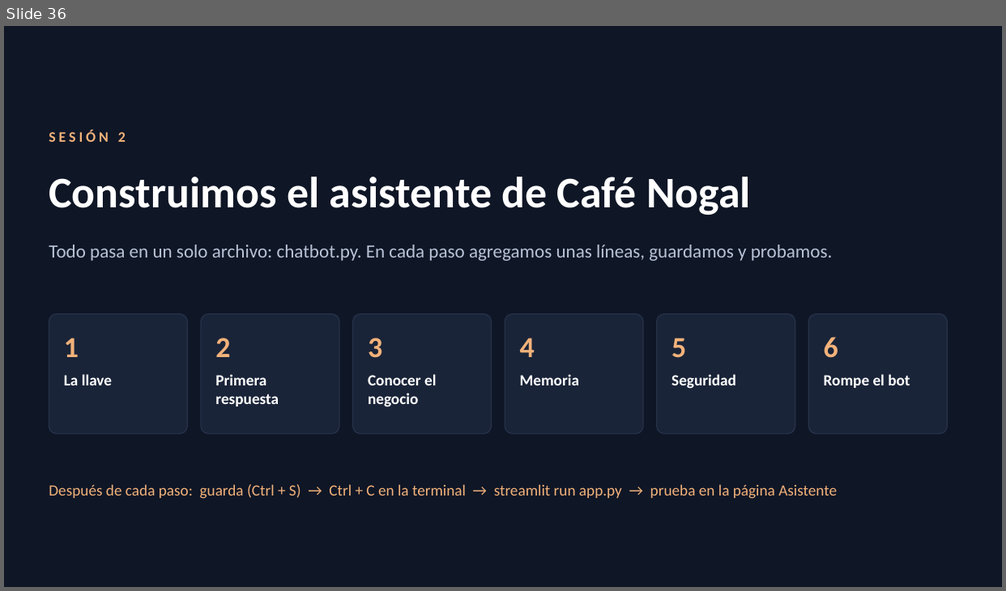
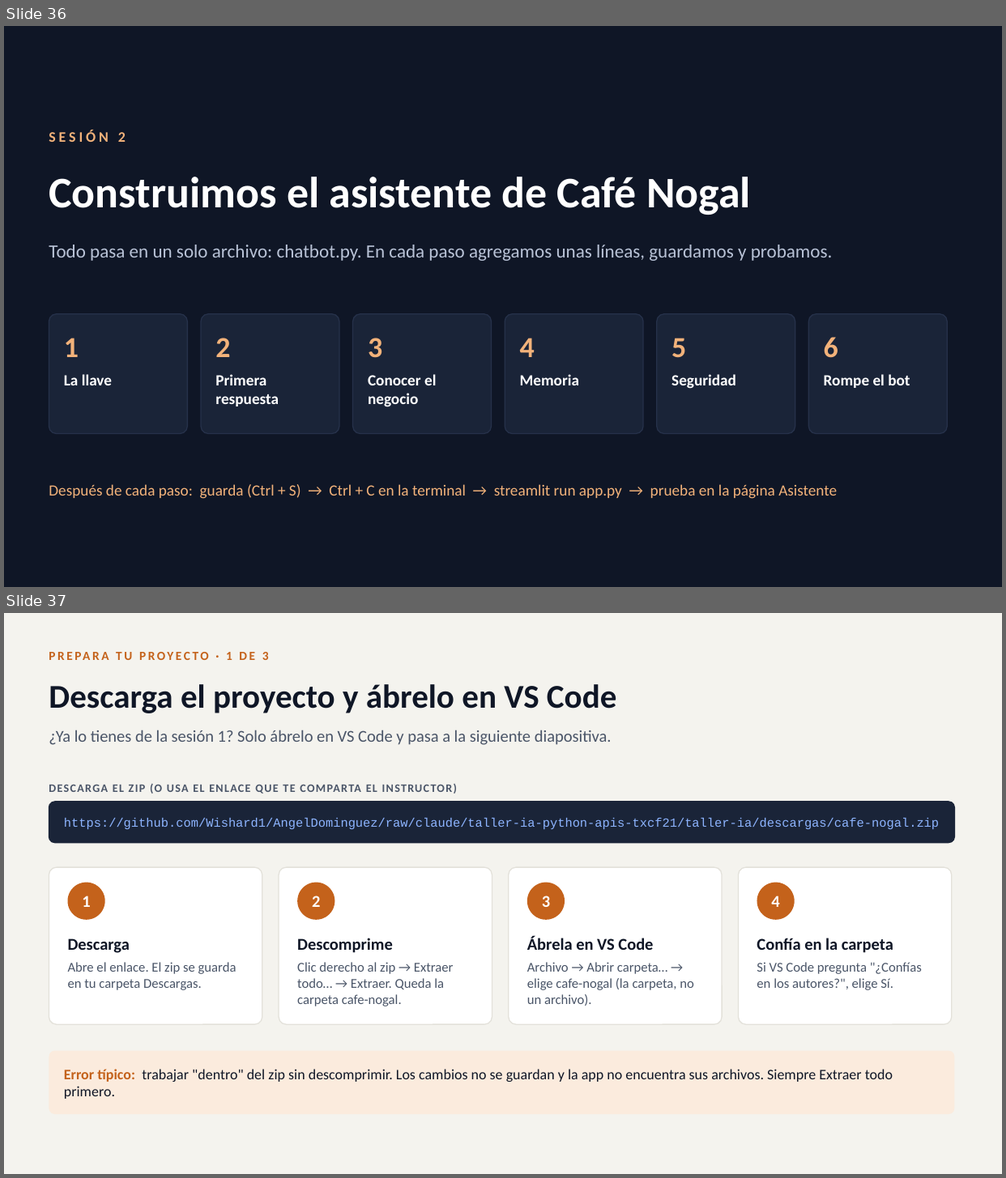
Before and after one commit to Wishard1/AngelDominguez, a slide deck: taller-ia/Implementa_IA_en_tus_sistemas.pptx. Shown one above the other, each under a label of ours: slide 36 before the commit, slides 36 and 37 after it. The pictures are 1006x591 and 1006x1178 pixels, drawn with LibreOffice and Linux fonts; fonts in the diff are those of the drawing. Boxes give left, top, right and bottom in pixels: in the first picture for what was removed or moved away, otherwise in the second. Text is boxed around its words. In the diff, an @@ line names an element or a change of style, - is before the commit and + after.

```diff
--- a/taller-ia/Implementa_IA_en_tus_sistemas.pptx
+++ b/taller-ia/Implementa_IA_en_tus_sistemas.pptx
@@ slide 37 added at box(4, 613, 1002, 1174), background #F4F3EE @@
@@ text added at box(226, 652, 269, 660), 12 pt, text #C4621B, bold @@
+PREPARA TU PROYECTO · 1 DE 3
@@ text added at box(49, 684, 616, 713), 32 pt, text #0F1626, bold @@
+Descarga el proyecto y ábrelo en VS Code
@@ text added at box(49, 730, 612, 745), 16 pt, text #4A5568 @@
+¿Ya lo tienes de la sesión 1? Solo ábrelo en VS Code y pasa a la siguiente diapositiva.
@@ text added at box(49, 784, 457, 794), 11 pt, text #4A5568, bold @@
+DESCARGA EL ZIP (O USA EL ENLACE QUE TE COMPARTA EL INSTRUCTOR)
@@ rounded rectangle added at box(49, 802, 955, 843), fill #1A2438, outline #1A2438 1 pt @@
@@ text added at box(64, 818, 939, 829), 12 pt, text #8DB4FF @@
+https://github.com/Wishard1/AngelDominguez/raw/claude/taller-ia-python-apis-txcf21/taller-ia/descargas/cafe-nogal.zip
@@ rounded rectangle added at box(49, 867, 262, 1024), fill #FFFFFF, outline #E3E1DA 1 pt @@
@@ rounded rectangle added at box(279, 867, 492, 1024), fill #FFFFFF, outline #E3E1DA 1 pt @@
@@ rounded rectangle added at box(509, 867, 722, 1024), fill #FFFFFF, outline #E3E1DA 1 pt @@
@@ rounded rectangle added at box(739, 867, 952, 1024), fill #FFFFFF, outline #E3E1DA 1 pt @@
@@ ellipse added at box(68, 883, 105, 920), fill #C4621B @@
@@ text added at box(82, 896, 90, 907), 16 pt, text #FFFFFF, bold @@
+1
@@ ellipse added at box(297, 883, 335, 920), fill #C4621B @@
@@ text added at box(312, 896, 320, 907), 16 pt, text #FFFFFF, bold @@
+2
@@ ellipse added at box(527, 883, 565, 920), fill #C4621B @@
@@ text added at box(542, 896, 550, 907), 16 pt, text #FFFFFF, bold @@
+3
@@ ellipse added at box(757, 883, 795, 920), fill #C4621B @@
@@ text added at box(771, 896, 779, 907), 16 pt, text #FFFFFF, bold @@
+4
@@ text added at box(68, 939, 130, 953), 16 pt, text #0F1626, bold @@
+Descarga
@@ text added at box(297, 938, 393, 953), 16 pt, text #0F1626, bold @@
+Descomprime
@@ text added at box(527, 936, 653, 950), 16 pt, text #0F1626, bold @@
+Ábrela en VS Code
@@ text added at box(756, 938, 893, 953), 16 pt, text #0F1626, bold @@
+Confía en la carpeta
@@ text added at box(68, 962, 236, 990), 13 pt, text #4A5568 @@
+Abre el enlace. El zip se guarda en tu carpeta Descargas.
@@ text added at box(297, 962, 453, 1007), 13 pt, text #4A5568 @@
+Clic derecho al zip → Extraer todo… → Extraer. Queda la carpeta cafe-nogal.
@@ text added at box(527, 962, 694, 1006), 13 pt, text #4A5568 @@
+Archivo → Abrir carpeta… → elige cafe-nogal (la carpeta, no un archivo).
@@ text added at box(756, 962, 922, 990), 13 pt, text #4A5568 @@
+Si VS Code pregunta "¿Confías en los autores?", elige Sí.
@@ rounded rectangle added at box(49, 1051, 955, 1114), fill #FBEBDD @@
@@ text added at box(64, 1069, 893, 1099), 14 pt, text #0F1626 @@
+Error típico: trabajar "dentro" del zip sin descomprimir. Los cambios no se guardan y la app no encuentra sus archivos. Siempre Extraer todo primero.
```
Also in this commit, not shown: 1 slide changed, 2 other slides added, 3 other files.
